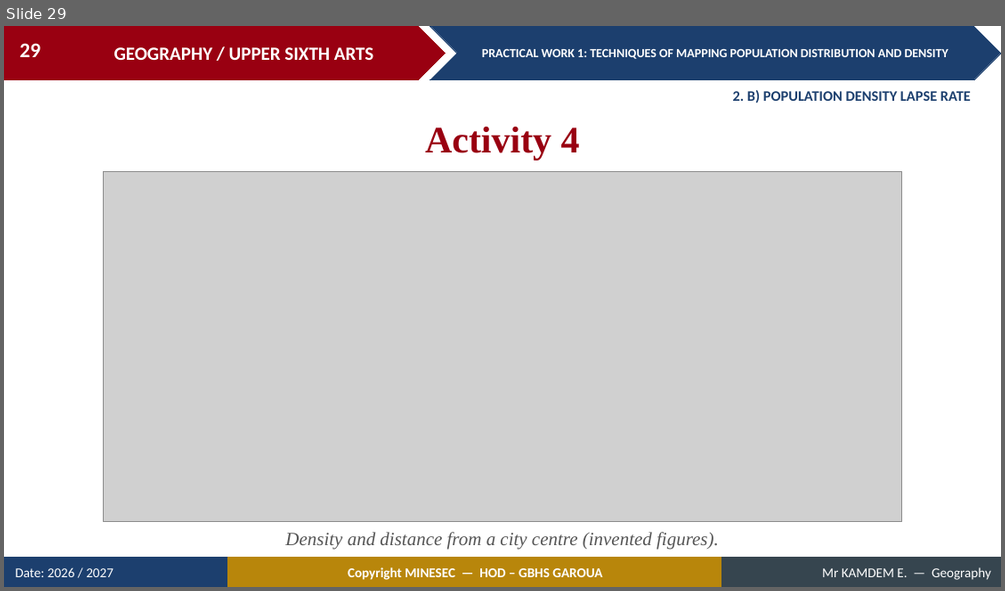
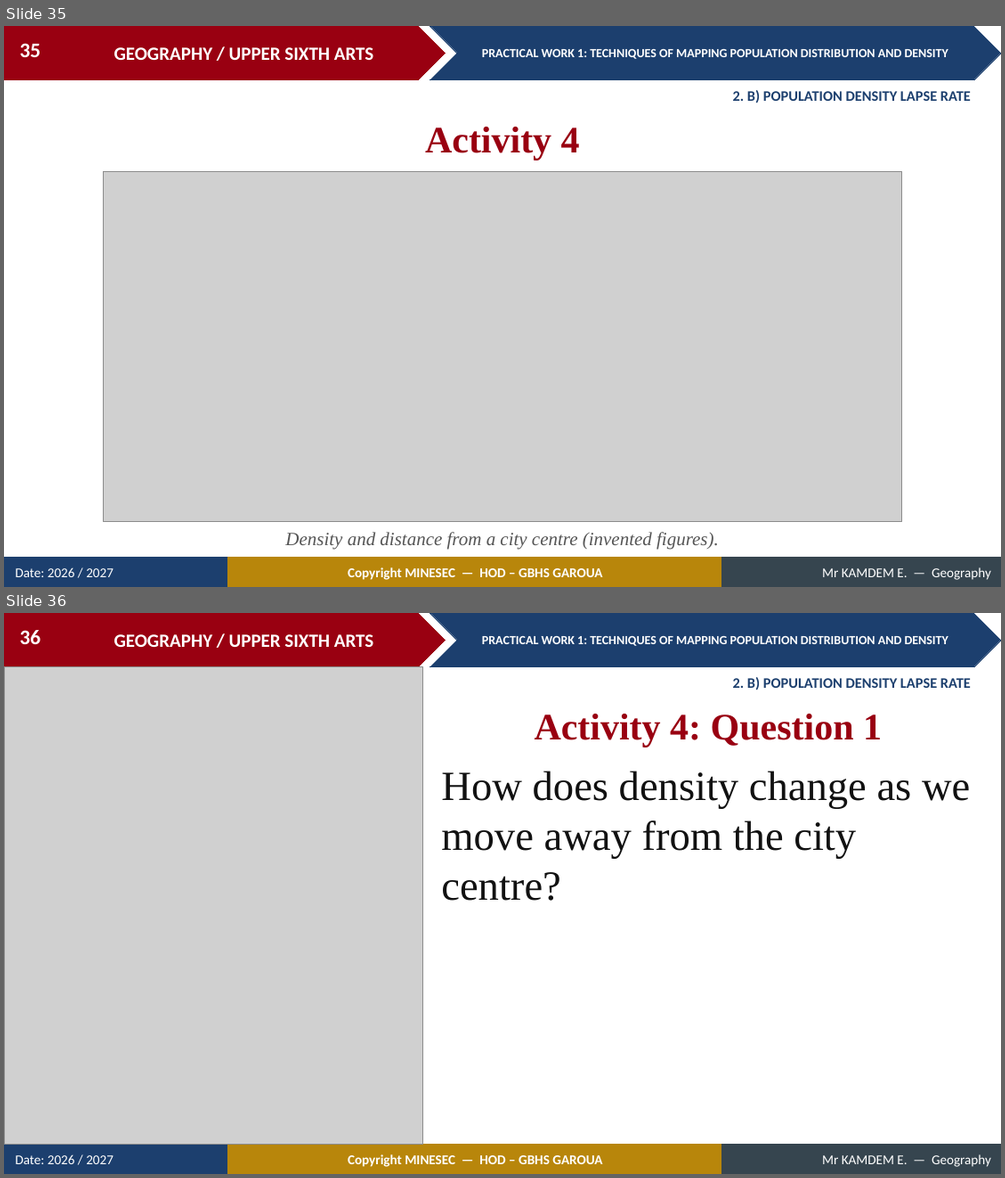
Before and after one commit to Berthautk/linea-github, a slide deck: lecons/USA/Population Geography/03_USA_POP_PW01_Techniques_of_Mapping_Population_Distribution_and_Density.pptx. Shown one above the other, each under a label of ours: slide 29 before the commit, slides 35 and 36 after it. The pictures are 1005x591 and 1005x1178 pixels, drawn with LibreOffice and Linux fonts; fonts in the diff are those of the drawing; grey boxes stand for pictures. Boxes give left, top, right and bottom in pixels: in the first picture for what was removed or moved away, otherwise in the second. Text is boxed around its words. In the diff, an @@ line names an element or a change of style, - is before the commit and + after.

```diff
--- a/lecons/USA/Population Geography/03_USA_POP_PW01_Techniques_of_Mapping_Population_Distribution_and_Density.pptx
+++ b/lecons/USA/Population Geography/03_USA_POP_PW01_Techniques_of_Mapping_Population_Distribution_and_Density.pptx
@@ slide 36 added at (4,613,1001,1174), background #FFFFFF; not listed: 9 template elements that a slide beside it also shows @@
@@ page number added at (20,630,41,644), 20 pt, text #FFFFFF, bold @@
+36
@@ picture added at (4,666,423,1144) @@
@@ text added at (733,677,971,690), 14 pt, text #1C3F6E, bold @@
+2. B) POPULATION DENSITY LAPSE RATE
@@ text added at (534,714,882,747), 36 pt, text #990011, bold @@
+Activity 4: Question 1
@@ text added at (441,771,970,900), 40 pt, text #111111 @@
+How does density change as we move away from the city centre?
@@ what was slide 29 is now slide 35 @@
@@ page number at (20,43,41,57): text changed @@
-29
+35
```
Also in this commit, not shown: 10 slides changed, 7 other slides added, 3 other files.
